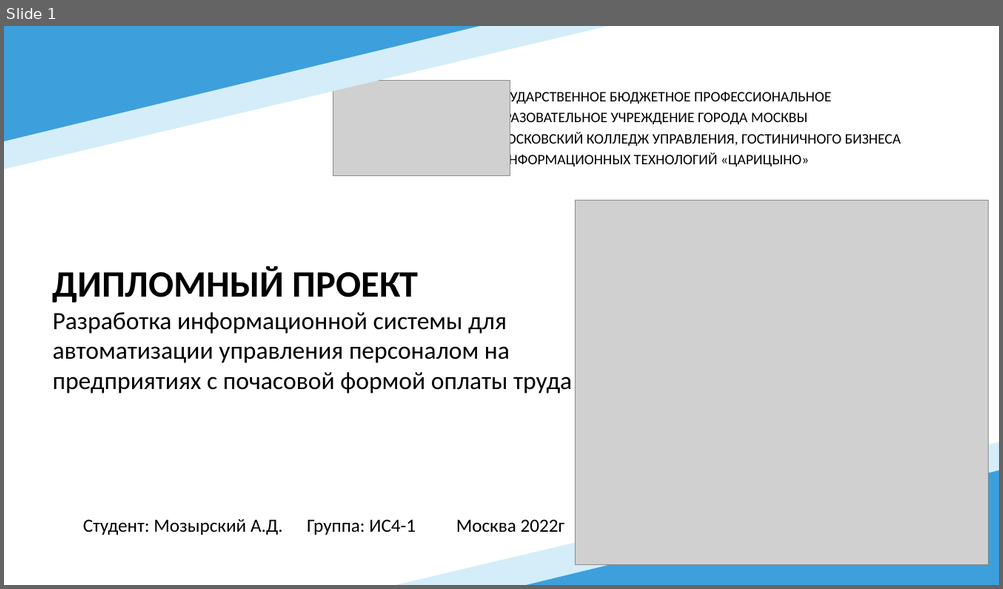
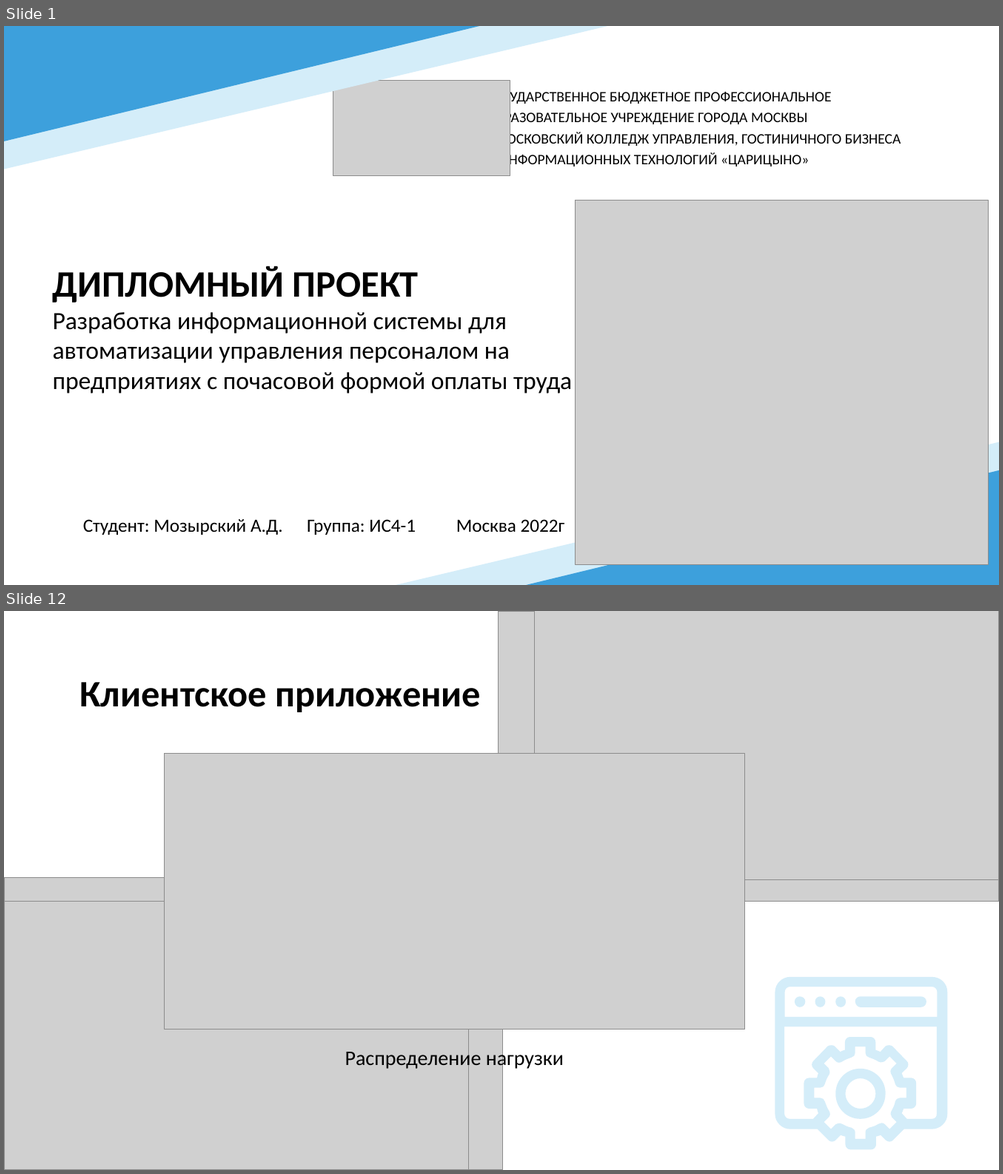
Before and after one commit to Immortian/ASP.NET-Core-HRM, a slide deck: Документация/Презентация.pptx. Shown one above the other, each under a label of ours: slide 1 before the commit, slides 1 and 12 after it; the slides between them are not shown. The pictures are 1003x589 and 1003x1174 pixels, drawn with LibreOffice and Linux fonts; fonts in the diff are those of the drawing; grey boxes stand for pictures. Boxes give left, top, right and bottom in pixels: in the first picture for what was removed or moved away, otherwise in the second. Text is boxed around its words. In the diff, an @@ line names an element or a change of style, - is before the commit and + after.

```diff
--- a/Документация/Презентация.pptx
+++ b/Документация/Презентация.pptx
@@ slide 12 added at (4, 611, 999, 1170), background #FFFFFF @@
@@ group added at (4, 611, 999, 1170): 4 pictures @@
@@ title added at (79, 682, 481, 712), 36 pt, text #000000, bold @@
+Клиентское приложение
@@ picture added at (165, 754, 745, 1030) @@
@@ text added at (345, 1048, 563, 1070), 20 pt, text #000000 @@
+Распределение нагрузки
@@ group added at (775, 977, 947, 1150): 6 freeform shapes @@
```
Also in this commit, not shown: 12 slides changed, 2 other slides added, 1 slide removed, 38 other files.
